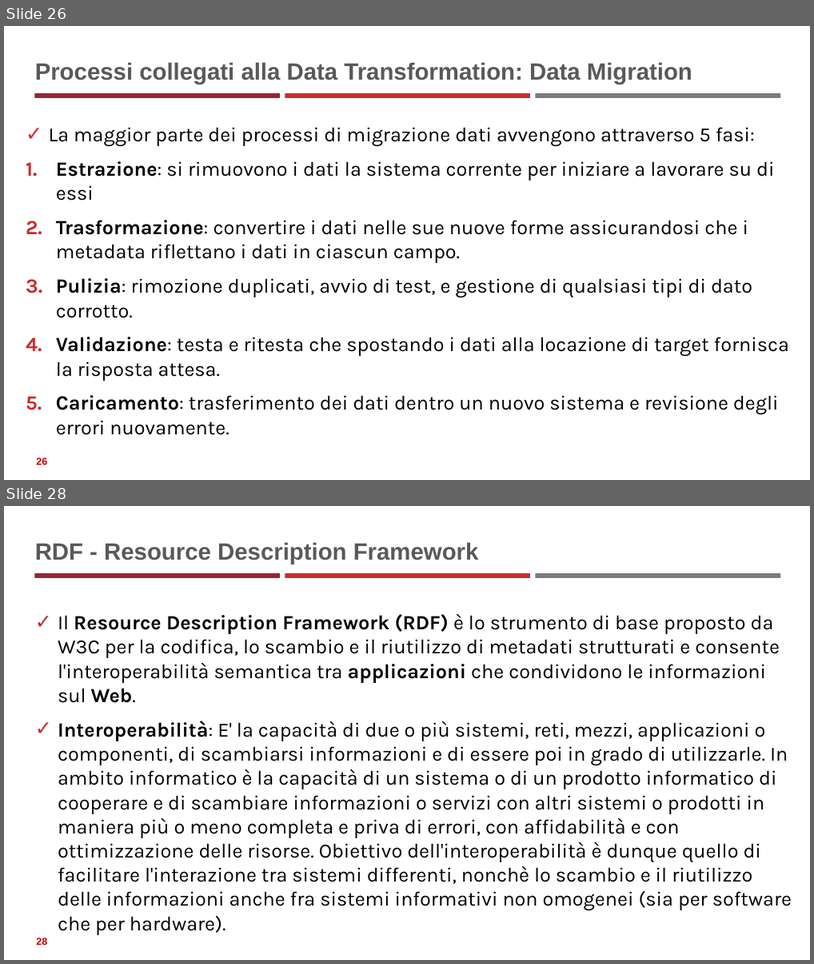
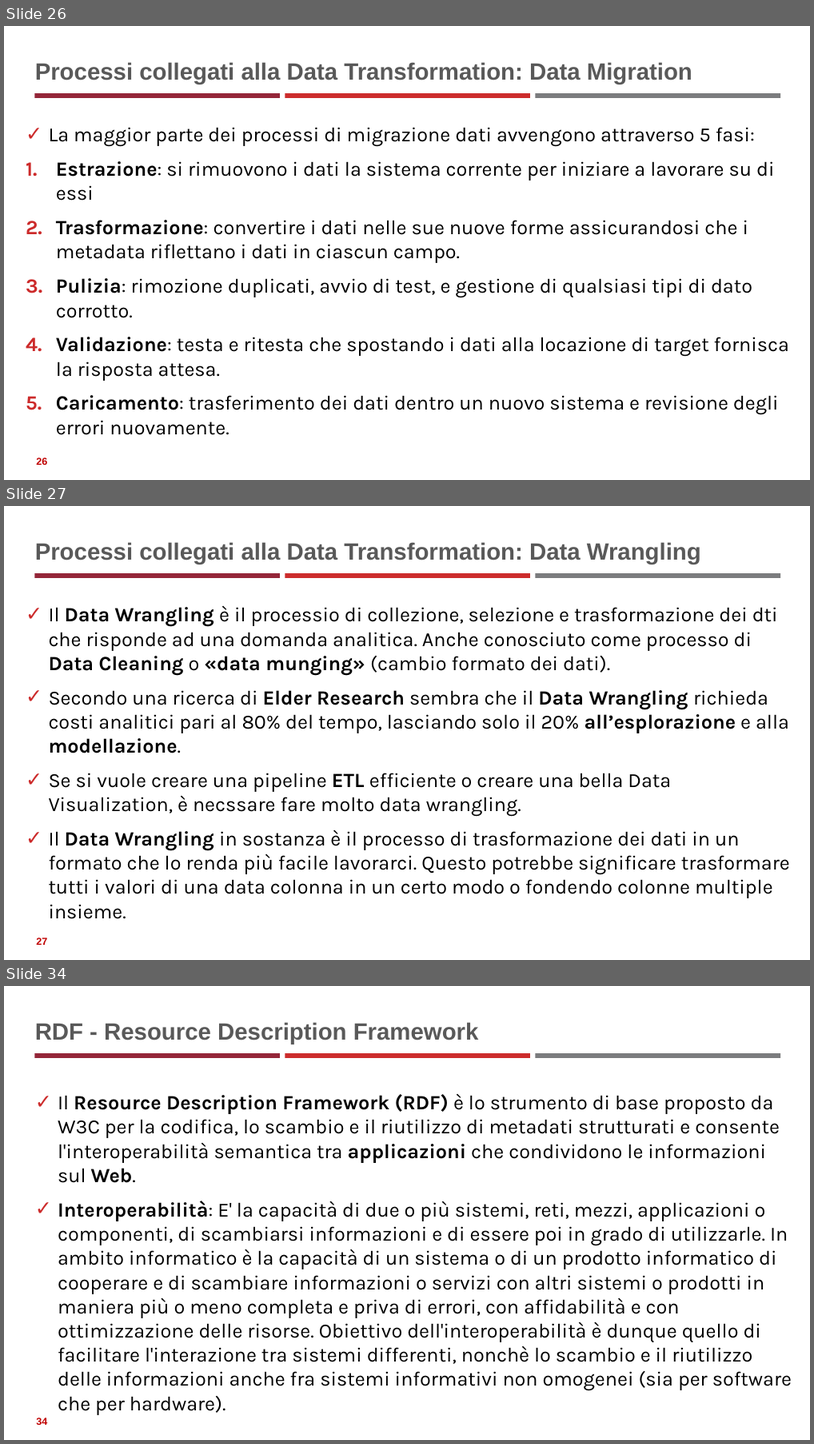
Before and after one commit to neural1977/data_science_interview_material, a slide deck: Data_Science_ita.pptx. Shown one above the other, each under a label of ours: slides 26 and 28 before the commit, slides 26, 27 and 34 after it; the slides between them are not shown. The pictures are 814x964 and 814x1444 pixels, drawn with LibreOffice and Linux fonts; fonts in the diff are those of the drawing. Boxes give left, top, right and bottom in pixels: in the first picture for what was removed or moved away, otherwise in the second. Text is boxed around its words. In the diff, an @@ line names an element or a change of style, - is before the commit and + after.

```diff
--- a/Data_Science_ita.pptx
+++ b/Data_Science_ita.pptx
@@ slide 27 added at box(4, 506, 810, 960), background #FFFFFF; not listed: 3 template elements that a slide beside it also shows @@
@@ title added at box(35, 542, 702, 564), 28 pt, text #595959, bold @@
+Processi collegati alla Data Transformation: Data Wrangling
@@ text added at box(49, 606, 790, 898), 24 pt, text #000000 @@
+✓ Il Data Wrangling è il processio di collezione, selezione e trasformazione dei dti che risponde ad una domanda analitica. Anche conosciuto come processo di Data Cleaning o «data munging» (cambio formato dei dati).
+✓ Secondo una ricerca di Elder Research sembra che il Data Wrangling richieda costi analitici pari al 80% del tempo, lasciando solo il 20% all’esplorazione e alla modellazione.
+✓ Se si vuole creare una pipeline ETL efficiente o creare una bella Data Visualization, è necssare fare molto data wrangling.
+✓ Il Data Wrangling in sostanza è il processo di trasformazione dei dati in un formato che lo renda più facile lavorarci. Questo potrebbe significare trasformare tutti i valori di una data colonna in un certo modo o fondendo colonne multiple insieme.
@@ page number added at box(36, 937, 47, 944), 12 pt, text #C00000, bold @@
+27
@@ what was slide 28 is now slide 34 @@
@@ page number at box(36, 1417, 47, 1424): text changed @@
-28
+34
```
Also in this commit, not shown: 2 slides changed, 5 other slides added, 1 other file.
